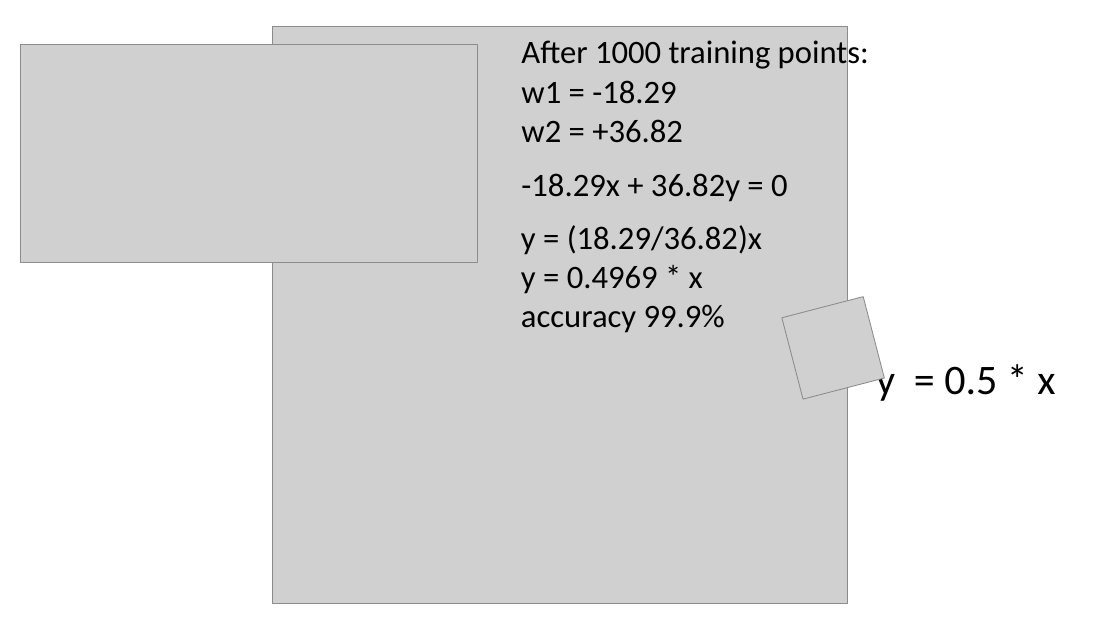
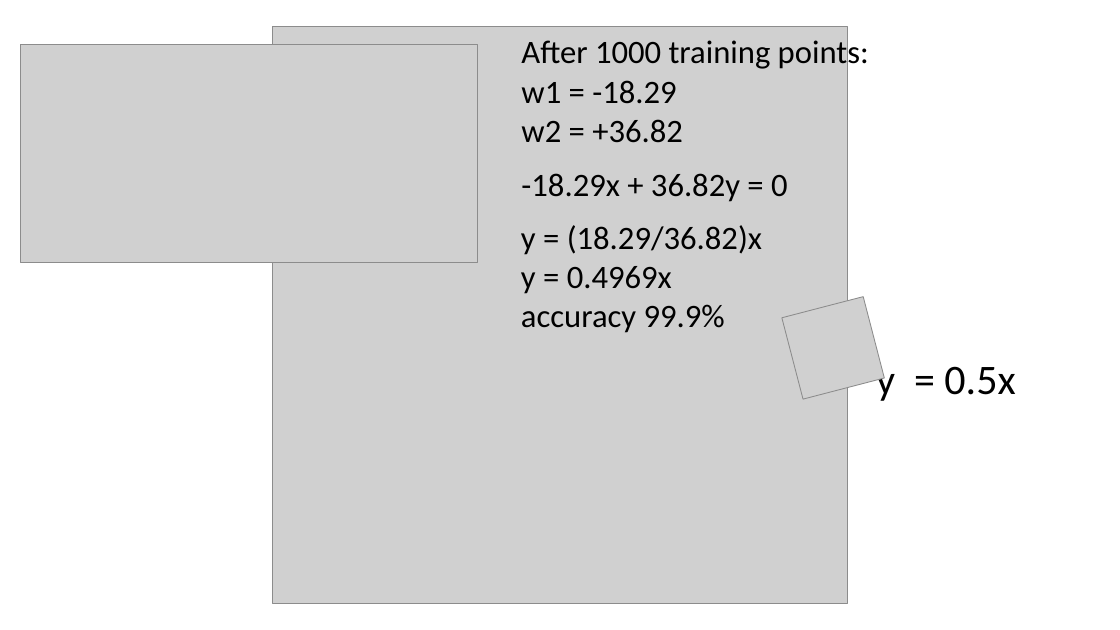
Before and after one commit to mdcramer/Simple-Perceptron-Network, a slide deck: slide 6 of Simple Perceptron Networks.pptx. Drawn at 1120x630 pixels with LibreOffice and Linux fonts; fonts in the diff are those of the drawing; grey boxes stand for pictures. Boxes give left, top, right and bottom in pixels: in the first picture for what was removed or moved away, otherwise in the second. Text is boxed around its words. In the diff, an @@ line names an element or a change of style, - is before the commit and + after.

```diff
--- a/Simple Perceptron Networks.pptx
+++ b/Simple Perceptron Networks.pptx
@@ text at [521,266,672,294]: text changed @@
-y = 0.4969 * x
+y = 0.4969x
@@ text at [876,360,1015,401]: text changed @@
-y = 0.5 * x
+y = 0.5x
```
Also in this commit, not shown: 5 other slides changed, 11 slides added, 1 other file.
